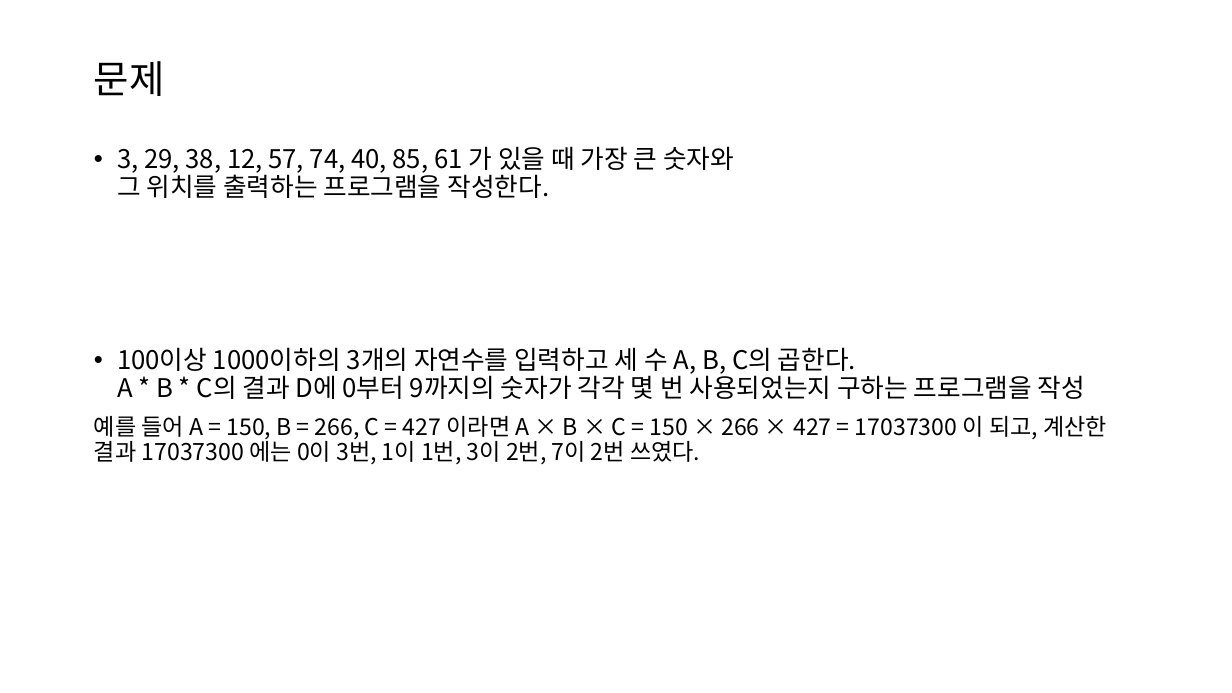
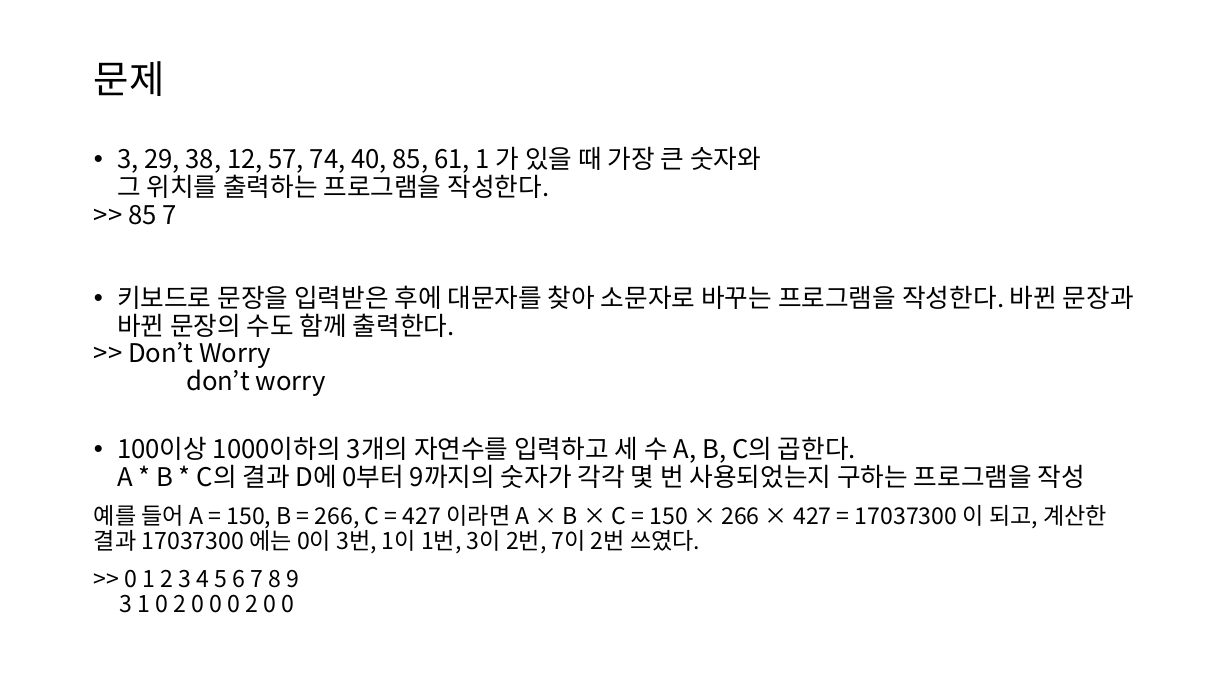
Before and after one commit to BckLily/yeilGroupStudy, a slide deck: slide 12 of 자료/배열.pptx. Drawn at 1232x693 pixels with LibreOffice and Linux fonts; fonts in the diff are those of the drawing. Boxes give left, top, right and bottom in pixels: in the first picture for what was removed or moved away, otherwise in the second. Text is boxed around its words. In the diff, an @@ line names an element or a change of style, - is before the commit and + after.

```diff
--- a/자료/배열.pptx
+++ b/자료/배열.pptx
@@ text at [117,146,1134,396]: text changed @@
-• 3, 29, 38, 12, 57, 74, 40, 85, 61 가 있을 때 가장 큰 숫자와
-  그 위치를 출력하는 프로그램을 작성한다.
+• 3, 29, 38, 12, 57, 74, 40, 85, 61, 1 가 있을 때 가장 큰 숫자와
+  그 위치를 출력하는 프로그램을 작성한다.
+>> 85 7
+• 키보드로 문장을 입력받은 후에 대문자를 찾아 소문자로 바꾸는 프로그램을 작성한다. 바뀐 문장과 바뀐 문장의 수도 함께 출력한다.
+>> Don’t Worry
+don’t worry
@@ text at [120,569,300,613]: paragraph added @@
+>> 0 1 2 3 4 5 6 7 8 9
+3 1 0 2 0 0 0 2 0 0
```
Also in this commit, not shown: 2 other slides changed.
